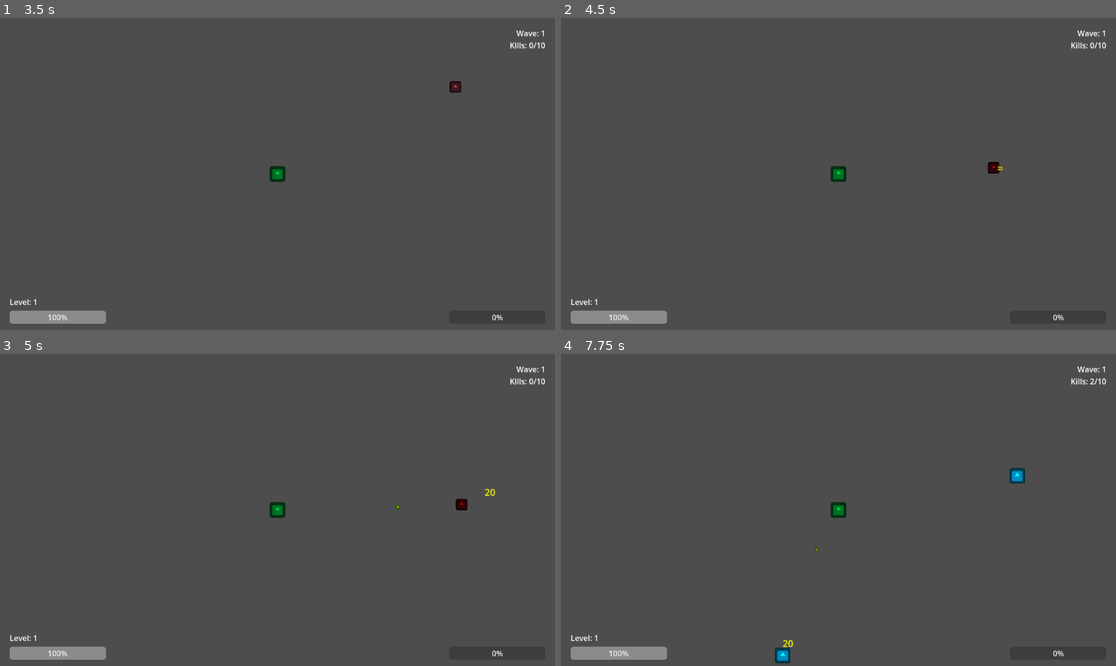
Above: before the commit, frames 1-4 (two rows, left to right).
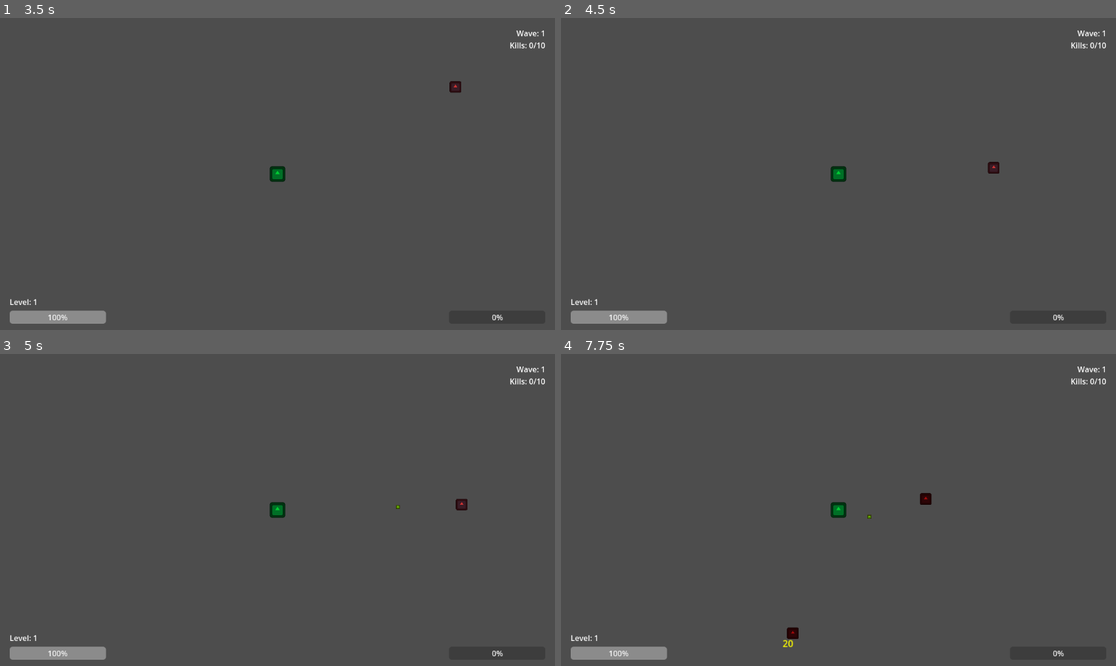
Above: after the commit, the same moments.

Repository: JohnAndante/nospheratus-must-die
Game: Godot game, scene res://scenes/MainMenu.tscn
Same seed, same stepped clock (60 frames per second), same inputs: the game is played once before the commit and once after it. The engine's default icon, where the game draws it, is replaced by a stand-in: a white triangle on a blue panel in a dark square.
Inputs:
- Up to frame 1 (3.5 s): click "Jogar" at 0.5 s; tap Enter (ui_accept) at 1.25, 1.52, 2, 2.27, 2.75 s; hold D (move_right) 1.28-2.03 s; hold S (move_down) 2.03-2.78 s; hold D (move_right) from 2.78 s (still down)
- Up to frame 2 (4.5 s): release D (move_right) at 3.53 s; hold W (move_up) 3.53-4.28 s; tap Enter (ui_accept) at 3.77 s; hold A (move_left) from 4.28 s (still down)
- Up to frame 3 (5 s): keep holding A (move_left); tap Enter (ui_accept) at 4.52 s
- Up to frame 4 (7.75 s): tap Enter (ui_accept) at 5.27, 6.77, 7.52 s; release A (move_left) at 5.78 s; hold S (move_down) 5.78-6.53 s; hold D (move_right) 6.53-7.28 s; hold W (move_up) from 7.28 s (still down)

Frame 1 is identical in both runs. In frame 2, less than 0.1% of the frame differs, in the area x 77-80%, y 46-50%; in frame 3, less than 0.1%; in frame 4, 0.5%, in the area x 38-97%, y 8-100%.

Commit message:
#1 - chore: Detection range fix

Diff:
--- a/scripts/Player.gd
+++ b/scripts/Player.gd
@@ -73,12 +73,16 @@
 	if enemies.is_empty():
 		return null
 
+	var viewport_size = get_viewport().get_visible_rect().size
+	var max_detection_range = min(viewport_size.x, viewport_size.y) * 0.6
+
 	var closest = null
 	var closest_distance = INF
 
 	for enemy in enemies:
 		var distance = global_position.distance_to(enemy.global_position)
-		if distance < closest_distance:
+
+		if distance <= max_detection_range and distance < closest_distance:
 			closest_distance = distance
 			closest = enemy
 
